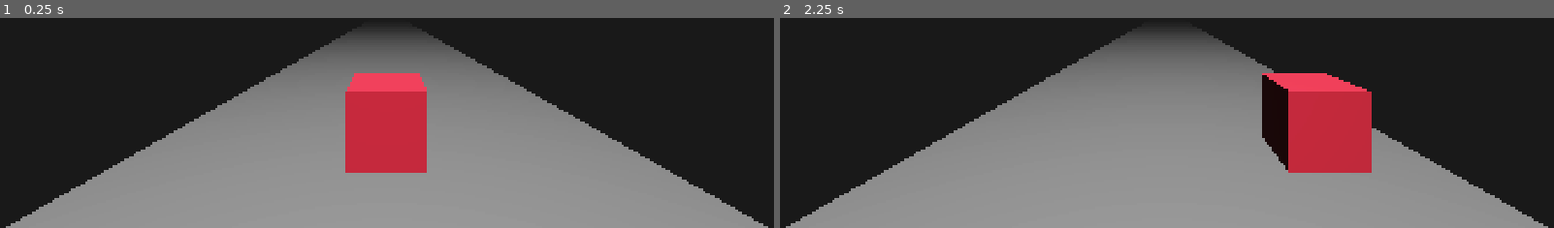
Above: before the commit, frames 1-2 (left to right).
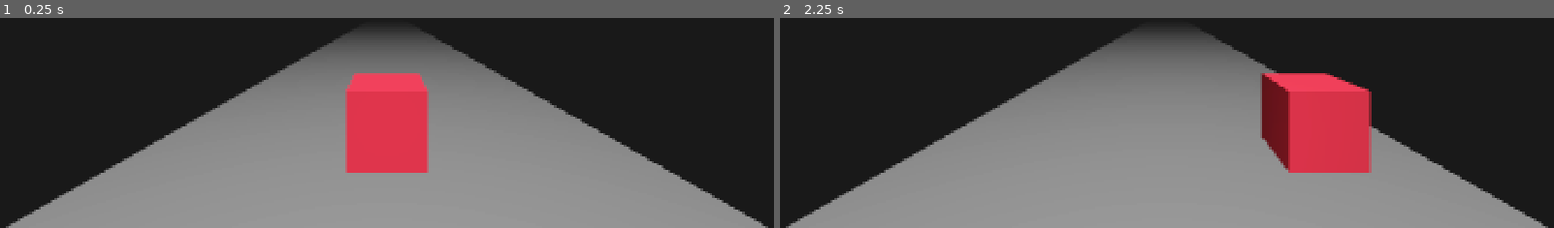
Above: after the commit, the same moments.

Repository: arpvastava/endless-runner-godot
Game: Godot game, scene res://main/main.tscn
The game is run twice, just before and just after one commit, with the same random seed, the same clock (stepped at 60 frames per second) and the same inputs.
Inputs:
- Up to frame 1 (0.25 s): no input
- Up to frame 2 (2.25 s): tap Enter at 0.5, 2 s; hold D (right) 0.53-1.28 s; tap Space at 1.25 s; hold A (left) 1.28-2.03 s; hold D (right) from 2.03 s (still down)

The runs differ from the first frame. In frame 1, 4.5% of the frame differs, in the area x 0-100%, y 10-100%; in frame 2, 2.1%.

Commit message:
Add minor environment enhancements

Diff:
--- a/main/main.tscn
+++ b/main/main.tscn
@@ -16,6 +16,9 @@
 [node name="DirectionalLight3D" type="DirectionalLight3D" parent="." unique_id=869259732]
 transform = Transform3D(1, -2.9802322e-08, -2.9802322e-08, 2.7805946e-08, 0.49999994, 0.86602545, 0, -0.86602545, 0.49999994, 0, 0, 0)
 
+[node name="OmniLight3D" type="OmniLight3D" parent="." unique_id=764029829]
+omni_range = 20.0
+
 [node name="WorldEnvironment" type="WorldEnvironment" parent="." unique_id=1488708478]
 environment = SubResource("Environment_pjrb6")
 
--- a/project.godot
+++ b/project.godot
@@ -50,3 +50,4 @@
 
 rendering_device/driver.windows="d3d12"
 renderer/rendering_method="mobile"
+anti_aliasing/quality/msaa_3d=1
